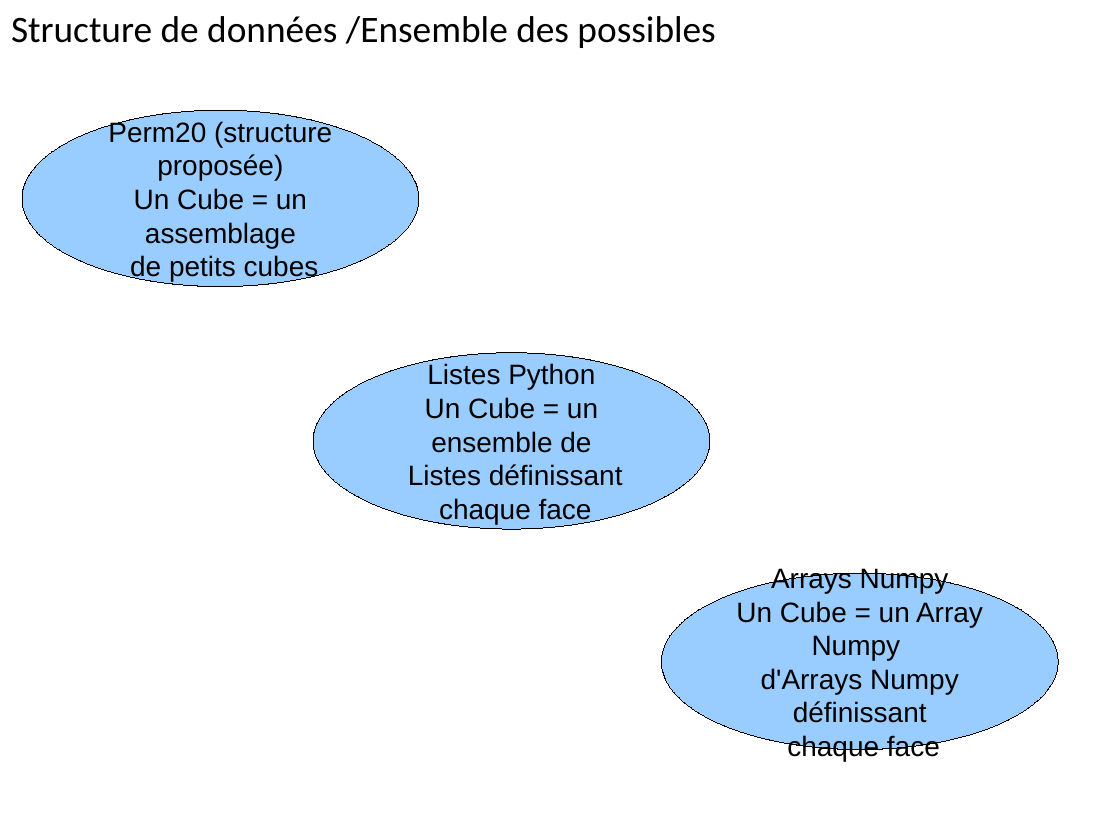
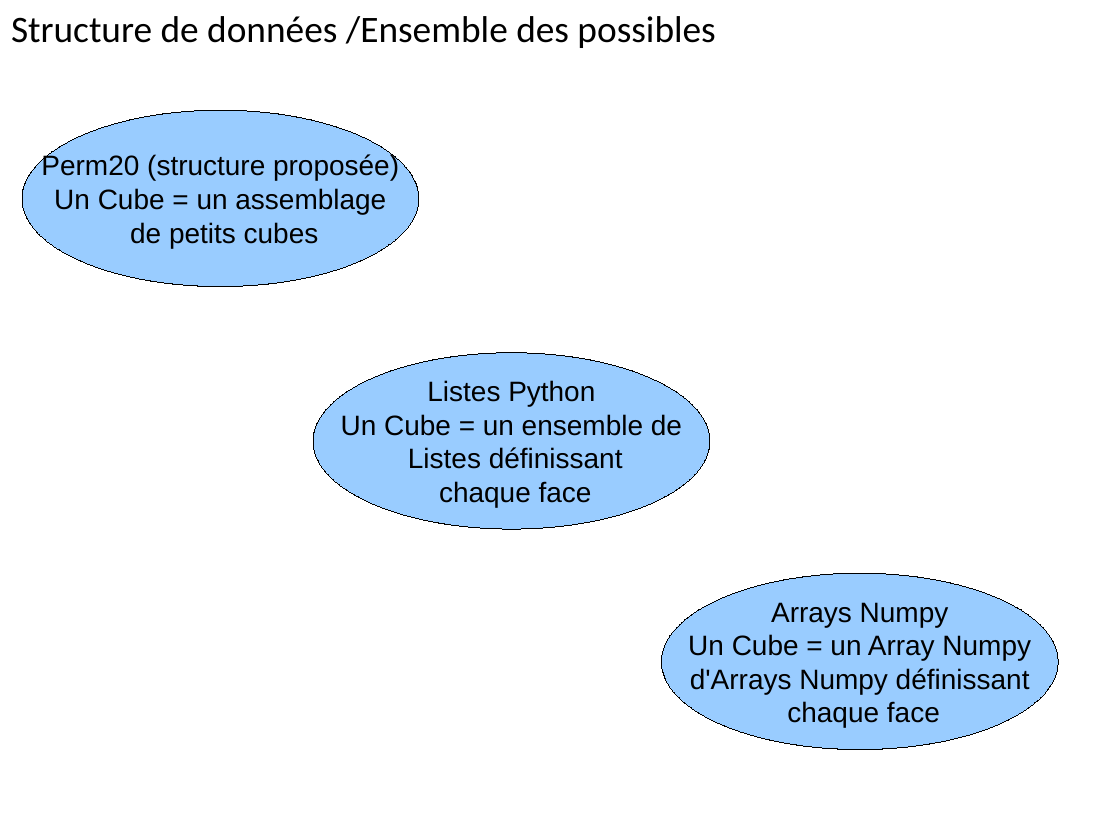
Before and after one commit to Miaxos/Polux, a slide deck: slide 3 of diapo_Presentation_poqb_soutenance_vendredi_15_janvier_2016.odp. Drawn at 1120x840 pixels with LibreOffice and Linux fonts; fonts in the diff are those of the drawing. Boxes give left, top, right and bottom in pixels: in the first picture for what was removed or moved away, otherwise in the second. Text is boxed around its words. In the diff, an @@ line names an element or a change of style, - is before the commit and + after.

```diff
--- a/diapo_Presentation_poqb_soutenance_vendredi_15_janvier_2016.odp
+++ b/diapo_Presentation_poqb_soutenance_vendredi_15_janvier_2016.odp
@@ ellipse removed at [22, 110, 419, 286] @@
-Perm20 (structure proposée)
-Un Cube = un assemblage
-de petits cubes
@@ freeform shape added at [22, 110, 419, 286], fill #99CCFF, outline #000000 0 pt, 18 pt, text #000000 @@
+Perm20 (structure proposée)
+Un Cube = un assemblage
+de petits cubes
@@ ellipse removed at [314, 353, 710, 529] @@
-Listes Python
-Un Cube = un ensemble de
-Listes définissant
-chaque face
@@ freeform shape added at [314, 353, 710, 529], fill #99CCFF, outline #000000 0 pt, 18 pt, text #000000 @@
+Listes Python
+Un Cube = un ensemble de
+Listes définissant
+chaque face
@@ ellipse removed at [662, 573, 1058, 749] @@
-Arrays Numpy
-Un Cube = un Array Numpy
-d'Arrays Numpy définissant
-chaque face
@@ freeform shape added at [662, 573, 1058, 749], fill #99CCFF, outline #000000 0 pt, 18 pt, text #000000 @@
+Arrays Numpy
+Un Cube = un Array Numpy
+d'Arrays Numpy définissant
+chaque face
```
Also in this commit, not shown: 7 other slides changed.
